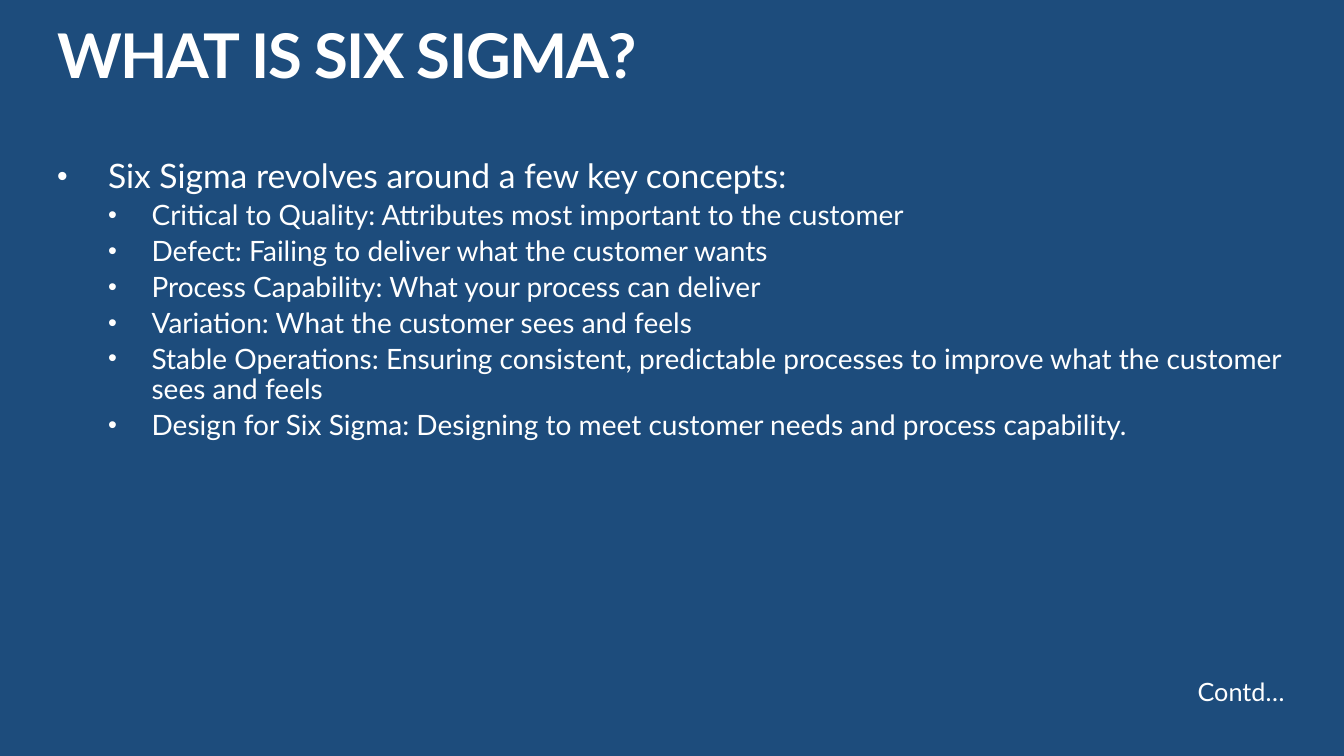
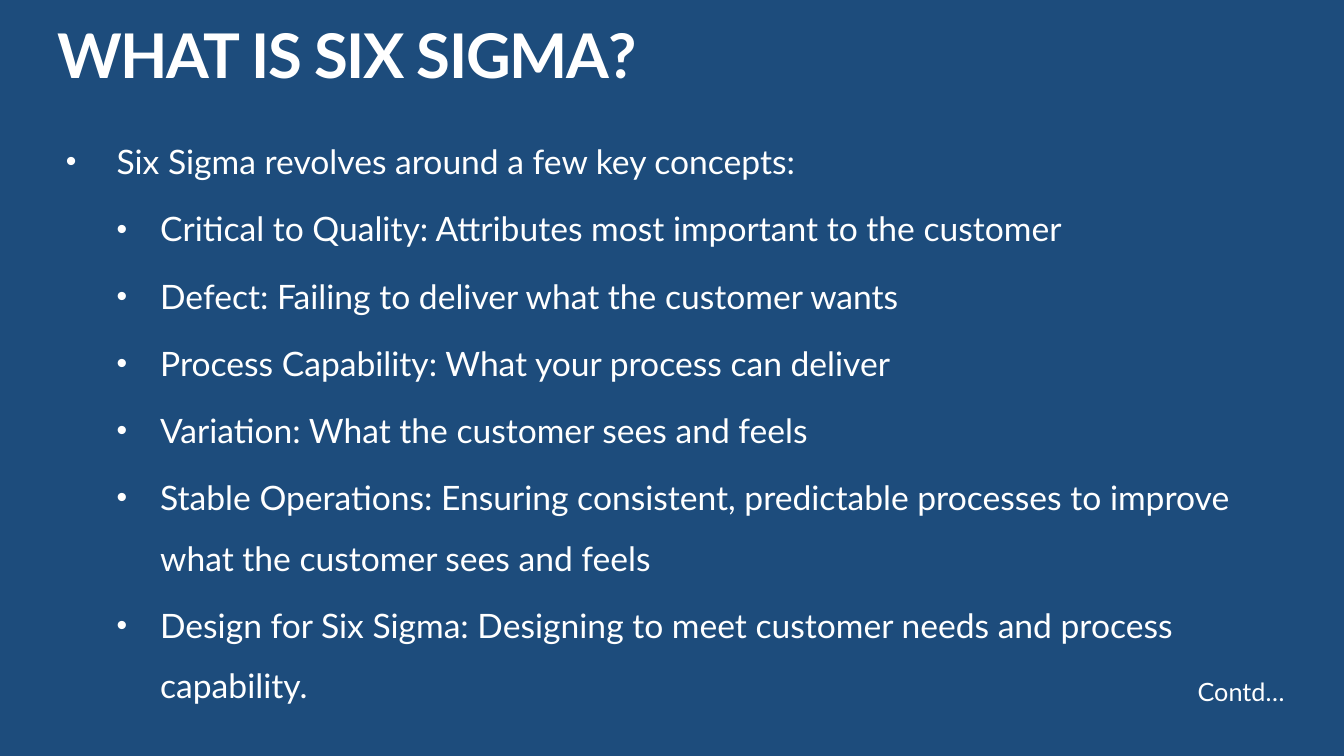
Before and after one commit to daotk/cdkpt, a slide deck: slide 5 of SPQM/Team Assignment/Team Assignment 02/Powerpoint/K16T1-Team15-Team Assignment1-Presentation.pptx. Drawn at 1344x756 pixels with LibreOffice and Linux fonts; fonts in the diff are those of the drawing. Boxes give left, top, right and bottom in pixels: in the first picture for what was removed or moved away, otherwise in the second. Text is boxed around its words. In the diff, an @@ line names an element or a change of style, - is before the commit and + after.

Commit message:
update ppt

```diff
--- a/SPQM/Team Assignment/Team Assignment 02/Powerpoint/K16T1-Team15-Team Assignment1-Presentation.pptx
+++ b/SPQM/Team Assignment/Team Assignment 02/Powerpoint/K16T1-Team15-Team Assignment1-Presentation.pptx
@@ text "Six Sigma revolves around a ..." moved from (x1=108, y1=163, x2=1282, y2=440) to (x1=117, y1=149, x2=1229, y2=704) @@
@@ text "Six Sigma revolves around a ..." at (x1=117, y1=149, x2=1229, y2=704): size 20 to 24 pt in "Critical to Quality: Attributes most important to ...", "Defect: Failing to deliver what the customer ...", "Process Capability: What your process can deliver", "Variation: What the customer sees and feels" and 2 more places; line spacing 0.9 to 1.5 @@
```
Also in this commit, not shown: 2 other slides changed.
